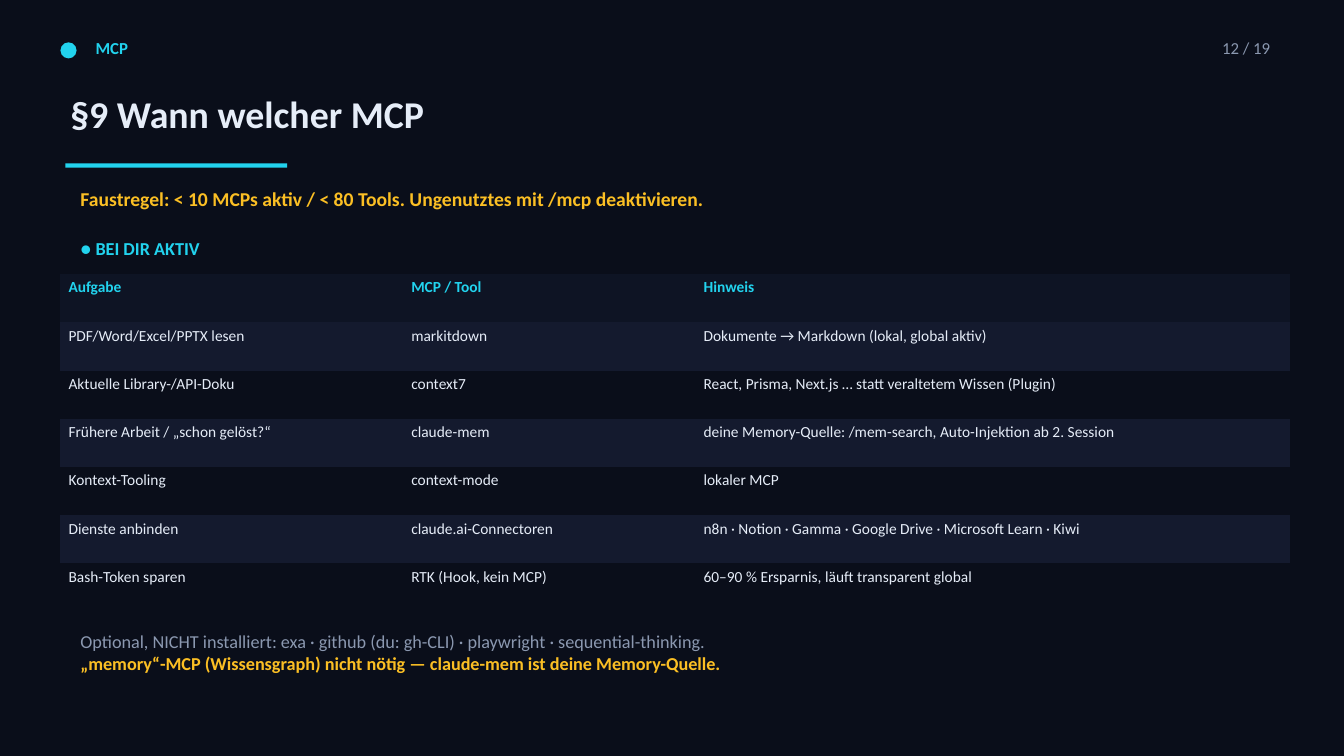
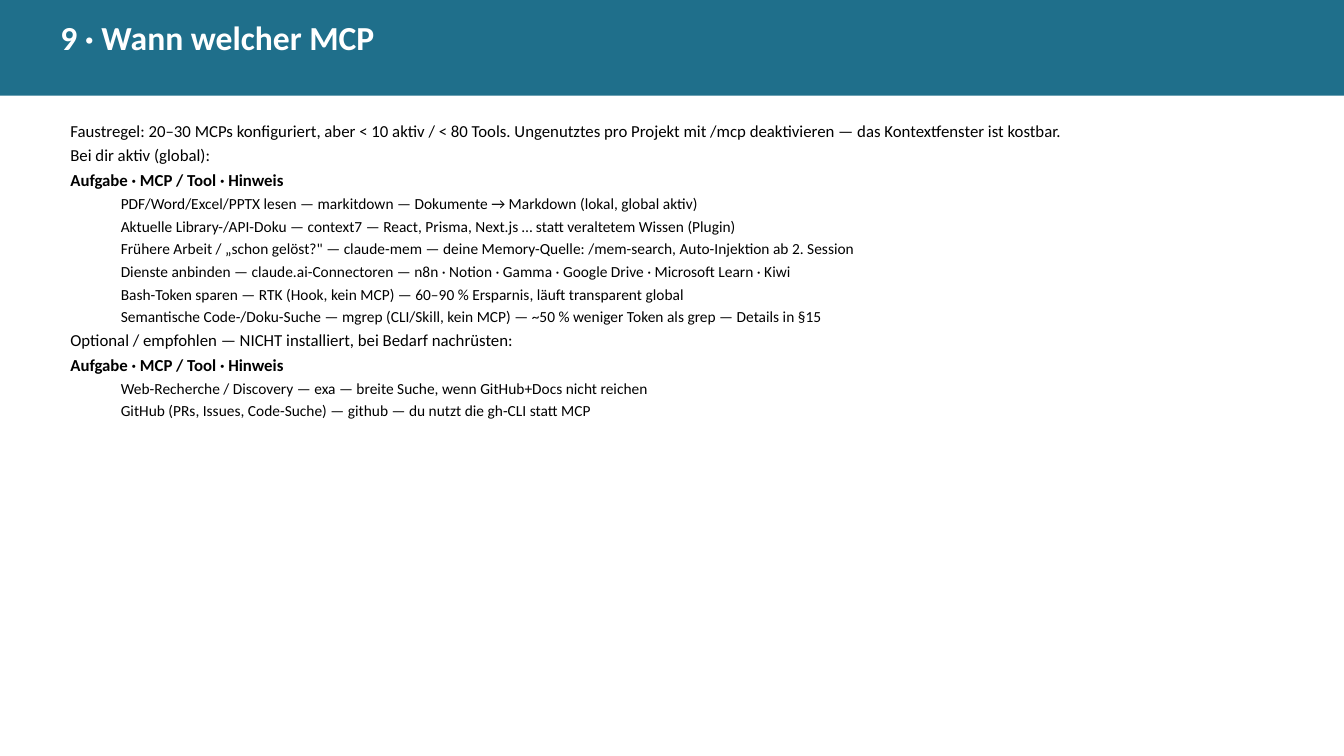
Before and after one commit to Paulee8155/Claude-Code-BestPractice, a slide deck: slide 15 of docs/ECC-Harness-Guide.de.pptx (slide 13 before the commit). Drawn at 1344x756 pixels with LibreOffice and Linux fonts; fonts in the diff are those of the drawing. Boxes give left, top, right and bottom in pixels: in the first picture for what was removed or moved away, otherwise in the second. Text is boxed around its words. In the diff, an @@ line names an element or a change of style, - is before the commit and + after.

```diff
--- a/docs/ECC-Harness-Guide.de.pptx
+++ b/docs/ECC-Harness-Guide.de.pptx
@@ background #0A0E1A to #FFFFFF @@
@@ rectangle added at (0, 0, 1344, 96), fill #1F6F8B @@
@@ text at (60, 26, 374, 51): text changed; size 27 to 24 pt; text colour #E6EDF8 to #FFFFFF @@
-§9 Wann welcher MCP
+9 · Wann welcher MCP
@@ ellipse removed at (60, 42, 77, 58) @@
@@ text removed at (96, 43, 128, 54) @@
-MCP
@@ text removed at (1222, 43, 1270, 54) @@
-12 / 19
@@ text added at (70, 125, 1061, 419), 11 pt, text #000000 @@
+Faustregel: 20–30 MCPs konfiguriert, aber < 10 aktiv / < 80 Tools. Ungenutztes pro Projekt mit /mcp deaktivieren — das Kontextfenster ist kostbar.
+Bei dir aktiv (global):
+Aufgabe · MCP / Tool · Hinweis
+  PDF/Word/Excel/PPTX lesen — markitdown — Dokumente → Markdown (lokal, global aktiv)
+  Aktuelle Library-/API-Doku — context7 — React, Prisma, Next.js … statt veraltetem Wissen (Plugin)
+  Frühere Arbeit / „schon gelöst?" — claude-mem — deine Memory-Quelle: /mem-search, Auto-Injektion ab 2. Session
+  Dienste anbinden — claude.ai-Connectoren — n8n · Notion · Gamma · Google Drive · Microsoft Learn · Kiwi
+  Bash-Token sparen — RTK (Hook, kein MCP) — 60–90 % Ersparnis, läuft transparent global
+  Semantische Code-/Doku-Suche — mgrep (CLI/Skill, kein MCP) — ~50 % weniger Token als grep — Details in §15
+Optional / empfohlen — NICHT installiert, bei Bedarf nachrüsten:
+Aufgabe · MCP / Tool · Hinweis
+  Web-Recherche / Discovery — exa — breite Suche, wenn GitHub+Docs nicht reichen
+  GitHub (PRs, Issues, Code-Suche) — github — du nutzt die gh-CLI statt MCP
@@ rectangle removed at (66, 163, 287, 167) @@
@@ text removed at (80, 192, 703, 210) @@
-Faustregel: < 10 MCPs aktiv / < 80 Tools. Ungenutztes mit /mcp deaktivieren.
@@ text removed at (96, 243, 200, 255) @@
-● BEI DIR AKTIV
@@ table removed at (60, 274, 1291, 612), 7 rows, 3 columns @@
-Aufgabe | MCP / Tool | Hinweis
-PDF/Word/Excel/PPTX lesen | markitdown | Dokumente → Markdown (lokal, global aktiv)
-Aktuelle Library-/API-Doku | context7 | React, Prisma, Next.js … statt veraltetem Wissen (Plugin)
-Frühere Arbeit / „schon gelöst?“ | claude-mem | deine Memory-Quelle: /mem-search, Auto-Injektion ab 2. Session
-Kontext-Tooling | context-mode | lokaler MCP
-Dienste anbinden | claude.ai-Connectoren | n8n · Notion · Gamma · Google Drive · Microsoft Learn · Kiwi
-Bash-Token sparen | RTK (Hook, kein MCP) | 60–90 % Ersparnis, läuft transparent global
@@ text removed at (80, 635, 720, 673) @@
-Optional, NICHT installiert: exa · github (du: gh-CLI) · playwright · sequential-thinking.
-„memory“-MCP (Wissensgraph) nicht nötig — claude-mem ist deine Memory-Quelle.
```
Also in this commit, not shown: 13 other slides changed, 15 slides added, 7 slides removed, 10 other files.
